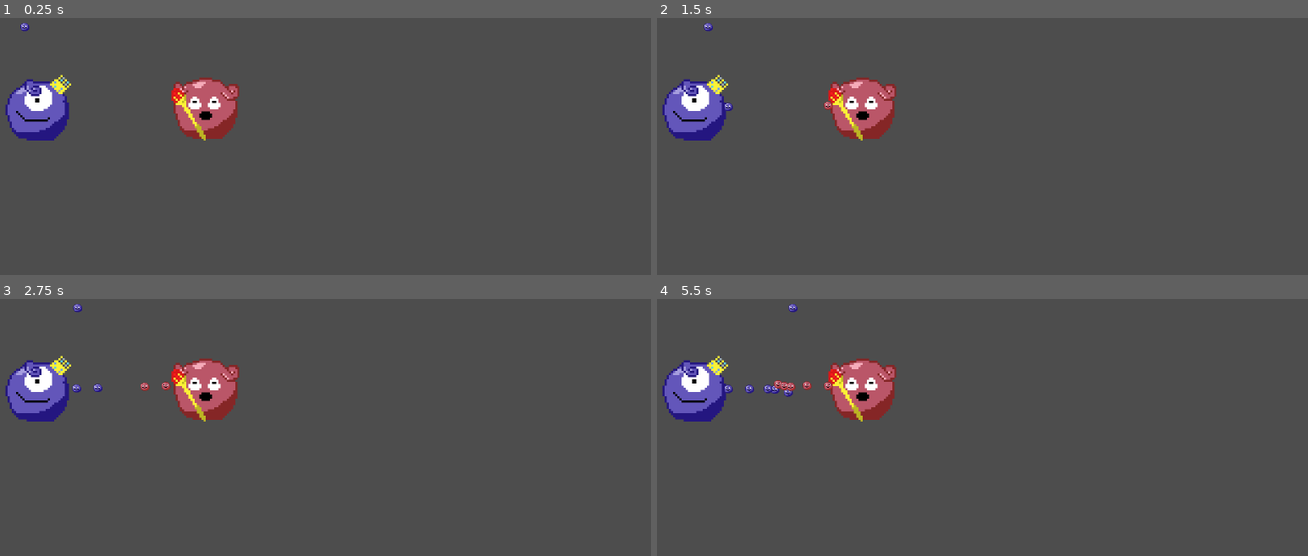
Above: before the commit, frames 1-4 (two rows, left to right).
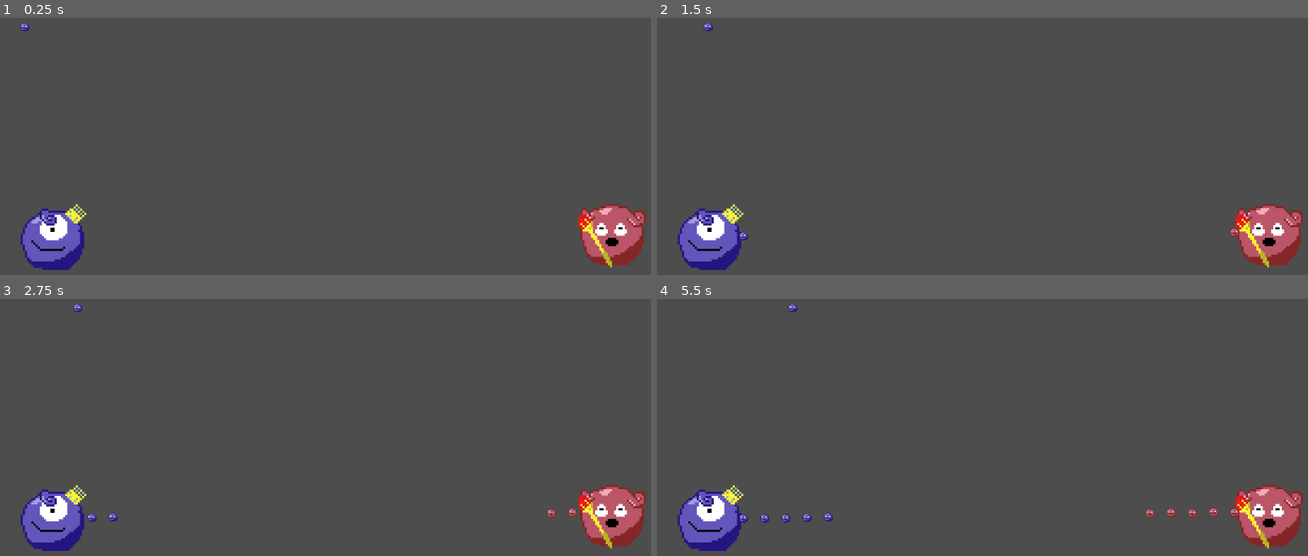
Above: after the commit, the same moments.

Repository: Bubullzz/RTSable
Game: Godot game, scene res://node_2d.tscn
The game is run twice, just before and just after one commit, with the same random seed, the same clock (stepped at 60 frames per second) and the same inputs.
Inputs:
- Up to frame 1 (0.25 s): no input
- Up to frame 2 (1.5 s): tap Enter at 0.5 s
- Up to frame 3 (2.75 s): no input
- Up to frame 4 (5.5 s): no input

The runs differ from the first frame. In frame 1, 8.0% of the frame differs, in the area x 0-100%, y 22-99%; in frame 2, 8.2%; in frame 3, 8.3%; in frame 4, 8.7%.

Commit message:
smallfix

Diff:
--- a/node_2d.tscn
+++ b/node_2d.tscn
@@ -20,7 +20,7 @@
 rotation = 0.000792212
 
 [node name="BlueNexus" parent="." instance=ExtResource("3_epypp")]
-position = Vector2(18.3, 48.6)
+position = Vector2(25.5, 109.8)
 
 [node name="RedNexus" parent="." instance=ExtResource("2_0e48y")]
-position = Vector2(97.8, 47.7)
+position = Vector2(289.9, 107.6)
